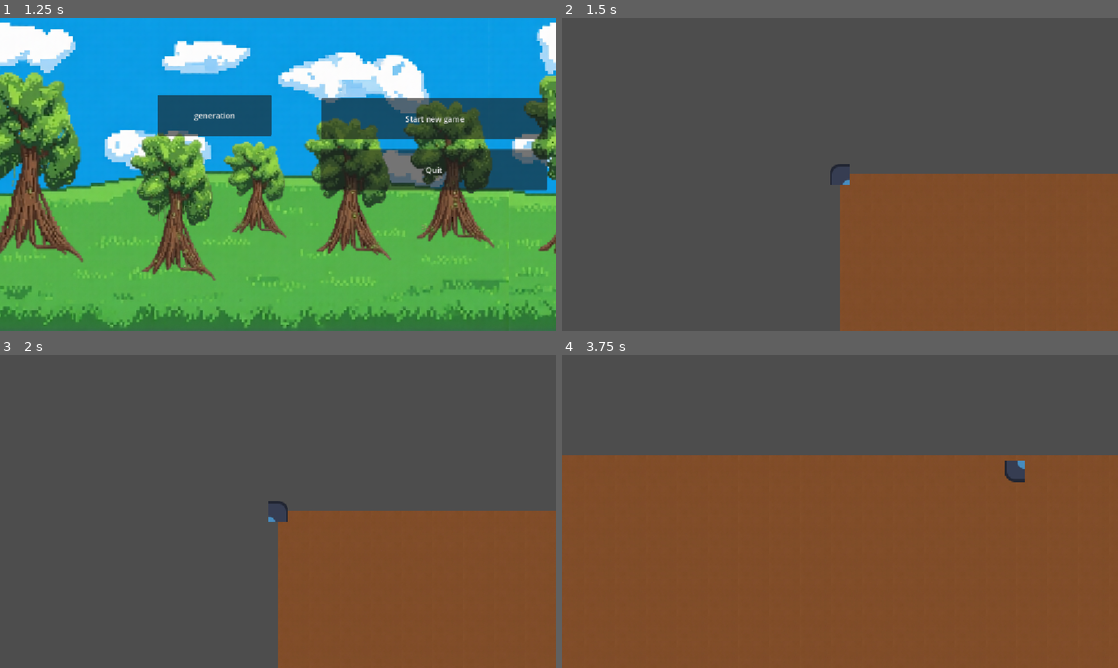
Above: before the commit, frames 1-4 (two rows, left to right).
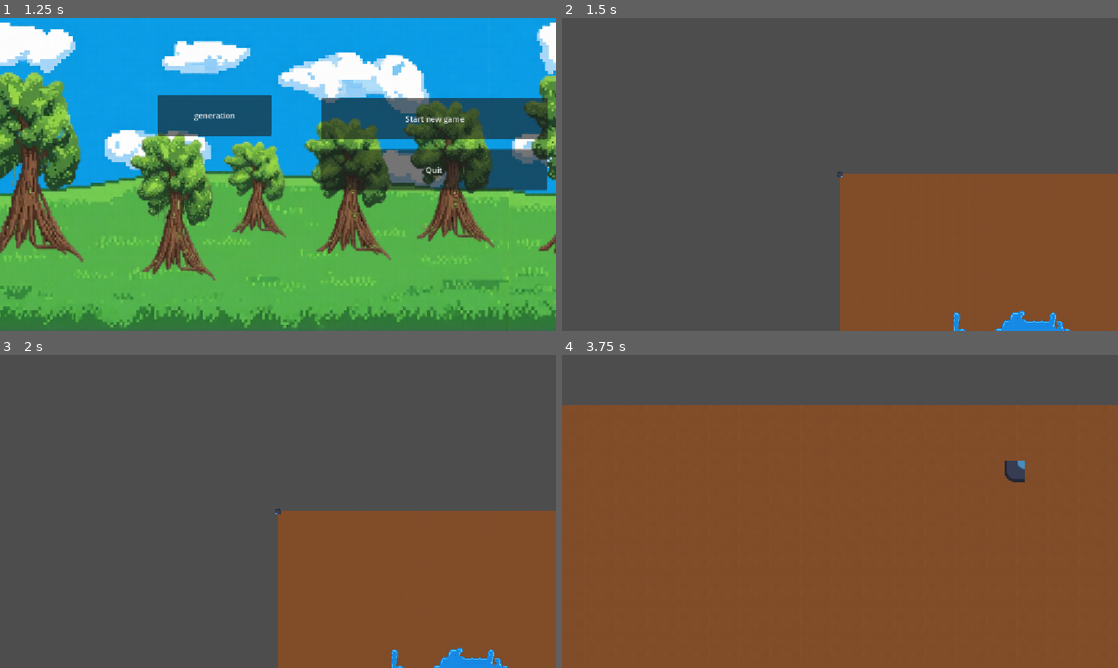
Above: after the commit, the same moments.

Repository: FallenKing12/Trainwreck
Game: Godot game, scene res://menu/menu.tscn
Same seed, same stepped clock (60 frames per second), same inputs: the game is played once before the commit and once after it. The engine's default icon, where the game draws it, is replaced by a stand-in: a white triangle on a blue panel in a dark square.
Inputs:
- Up to frame 1 (1.25 s): tap Enter at 0.5 s; hold Right (ui_right) from 0.53 s (still down); tap P (dev_mode) at 0.6 s
- Up to frame 2 (1.5 s): release Right (ui_right) at 1.25 s; click "generation" at 1.25 s
- Up to frame 3 (2 s): no input
- Up to frame 4 (3.75 s): tap Space at 2 s; hold Down (ui_down) 2.03-2.78 s; tap P (dev_mode) at 2.1, 2.85, 3.6 s; hold Right (ui_right) 2.78-3.53 s; hold Up (ui_up) from 3.53 s (still down)

Frame 1 is identical in both runs. In frame 2, 0.6% of the frame differs, in the area x 48-92%, y 46-100%; in frame 3, 0.7%; in frame 4, 16%, in the area x 0-100%, y 16-32%.

Commit message:
small fixes

Diff:
--- a/scenes/test_scene/proc_gen_world.gd
+++ b/scenes/test_scene/proc_gen_world.gd
@@ -7,30 +7,28 @@
 #map size
 var width : int = 100
 var height : int = 100
-
 #vars for tile placing
 var source_id = 1
-
 
 # terrain layer id's for generation
 var dirt_terrain_id = 0
 var water_terrain_id = 0
 var gravel_terrain_id = 0
-
 #terrain sets
 var dirt_terrain_set = 0
 var water_terrain_set = 1
 var gravel_terrain_set = 2
 
-#@onready var tilemap: TileMapLayer = $Layer0
 @onready var tilemap: TileMapLayer = $TileMap
 
 var world_seed = RandomNumberGenerator.new()
 
 var developer_mode = true;
 
+func _ready():
+	if $player.has_method("update_deleloper_mode"):
+		$player.update_deleloper_mode(developer_mode)
 
-func _ready():
 	noise = noise_texture.noise
 	world_seed.randomize()  # Случайный сид (по времени)
 	noise.set_seed(world_seed.randi())
